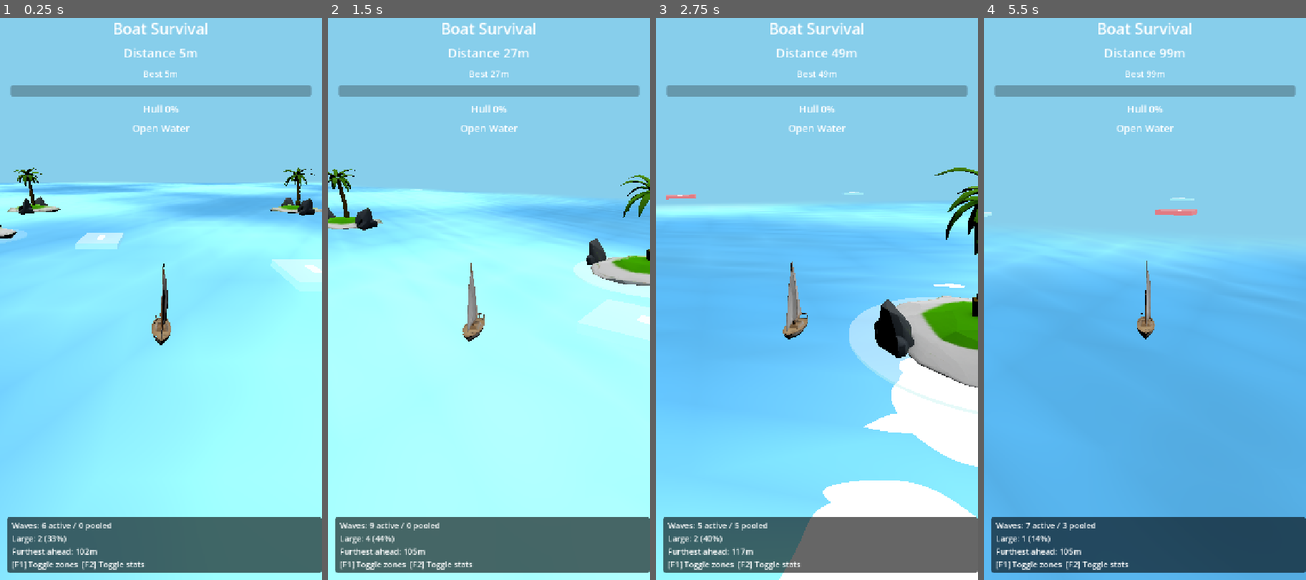
Above: before the commit, frames 1-4 (left to right).
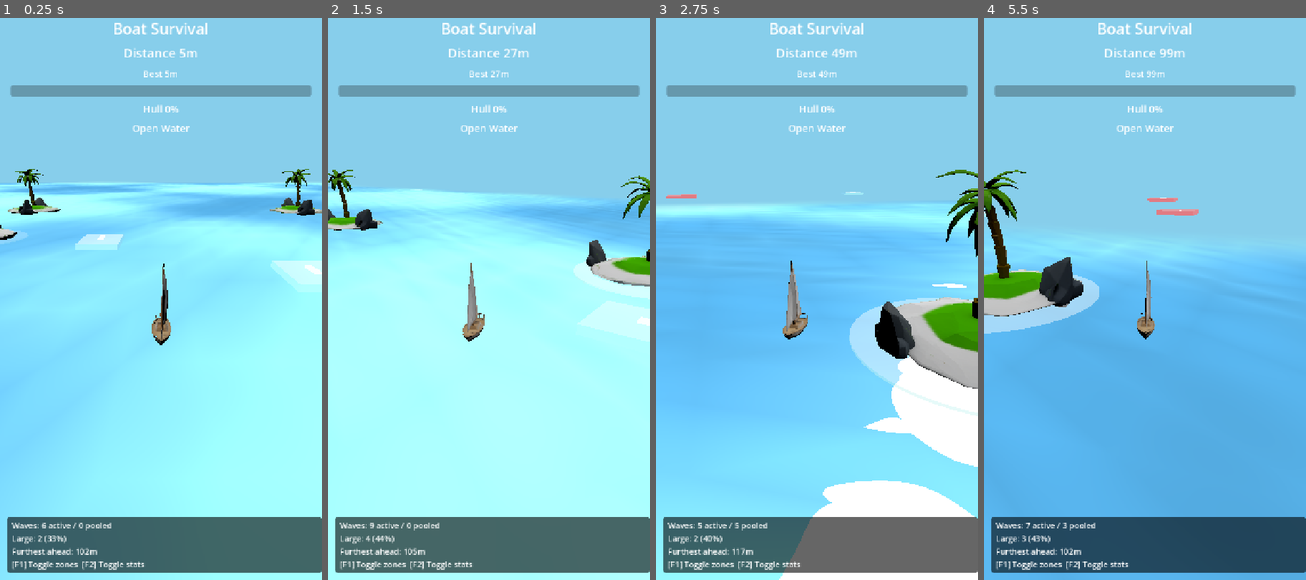
Above: after the commit, the same moments.

Repository: lseyesl/ai_game_board
Game: Godot game, scene res://scenes/main/Main.tscn
Two runs of this game, one before a commit and one after it. Both use one fixed random seed, a clock stepped at 60 frames per second and the inputs below.
Inputs (mouse positions are in pixels of both pictures, inside the frame that each line leads up to):
- Up to frame 1 (0.25 s): no input
- Up to frame 2 (1.5 s): tap Enter (ui_accept) at 0.5, 0.77 s; move the mouse to (559, 265) at 0.52 s; hold Right (ui_right) 0.53-1.25 s; tap F at 0.6 s; click (559, 265) at 0.67 s; drag from (424, 321) to (472, 405) at 1.27 s
- Up to frame 3 (2.75 s): move the mouse to (849, 169) at 2.02 s; hold Right (ui_right) from 2.03 s (still down); hold E from 2.03 s (still down)
- Up to frame 4 (5.5 s): release Right (ui_right) at 2.75 s; release E at 2.75 s; drag from (1128, 405) to (1048, 209) at 2.77 s; move the mouse to (1241, 377) at 3.52 s; hold Left (ui_left) 3.53-4.25 s; tap F at 3.6 s; tap Enter (ui_accept) at 3.77 s; drag from (1048, 209) to (1096, 152) at 4.27 s; move the mouse to (1161, 293) at 5.02 s; hold S from 5.03 s (still down); hold E from 5.03 s (still down); click (1161, 293) at 5.17 s

The runs differ from the first frame. In frame 1, 0.6% of the frame differs, in the area x 0-100%, y 26-54%; in frame 2, 0.8%; in frame 3, 1.4%; in frame 4, 4.2%, in the area x 0-67%, y 27-96%.

Commit message:
feat: query wave overlaps from ShipController
Ultraworked with [Sisyphus](https://github.com/code-yeongyu/oh-my-openagent)

Co-authored-by: Sisyphus <clio-agent@sisyphuslabs.ai>

Diff:
--- a/scripts/core/ship_rules.gd
+++ b/scripts/core/ship_rules.gd
@@ -1,18 +1,6 @@
 class_name ShipRules
 extends RefCounted
 
-const DAMAGE_THRESHOLD: float = 1.4
-
-static func apply_wave(model, profile, airborne_factor: float) -> float:
-	if model == null:
-		return 0.0
-
-	if not profile.is_large:
-		return 0.0
-
-	if airborne_factor < DAMAGE_THRESHOLD:
-		return 0.0
-
-	var scaled_factor: float = airborne_factor
-	var damage_amount: float = profile.damage_risk * scaled_factor
-	return model.add_damage(damage_amount)
+# Damage is now computed directly in ShipController as
+# wave.damage_per_second * delta. ShipRules is retained
+# as a namespace for potential future rule validation.
--- a/scripts/ship/ship_controller.gd
+++ b/scripts/ship/ship_controller.gd
@@ -3,7 +3,6 @@
 
 const SteeringInputScript = preload("res://scripts/input/steering_input.gd")
 const IslandRulesScript = preload("res://scripts/core/island_rules.gd")
-const ShipRulesScript = preload("res://scripts/core/ship_rules.gd")
 
 signal damage_taken(amount: float)
 signal safe_zone_changed(in_safe_zone: bool)
@@ -15,7 +14,6 @@
 @export var pitch_strength: float = 2.5
 @export var roll_strength: float = 1.8
 @export var gravity: float = 18.0
-@export var environment_push_damping: float = 4.0
 
 var input_adapter = null
 var run_model = null
@@ -23,8 +21,10 @@
 var position_delta: Vector3 = Vector3.ZERO
 var wave_turn_velocity: float = 0.0
 var wave_turn_damping: float = 2.8
-var wave_vertical_velocity: float = 0.0
-var environment_push_velocity: Vector3 = Vector3.ZERO
+var wave_lateral_velocity: Vector3 = Vector3.ZERO
+var wave_lateral_damping: float = 3.0
+var wave_speed_multiplier: float = 1.0
+var current_push_velocity: Vector3 = Vector3.ZERO
 var base_y: float = 0.0
 var current_repair_rate: float = 0.0
 var safe_zone_count: int = 0
@@ -44,9 +44,15 @@
 
 
 func simulate_tick(delta: float, steering_input: float) -> void:
+	simulate_tick_with_waves(delta, steering_input, get_overlapping_areas())
+
+
+func simulate_tick_with_waves(delta: float, steering_input: float, overlapping: Array) -> void:
 	if run_model != null and run_model.is_game_over():
 		position_delta = Vector3.ZERO
 		return
+
+	simulate_wave_effects(overlapping, delta)
 
 	steering_axis_smoothed = lerpf(steering_axis_smoothed, steering_input, clampf(delta * steering_smoothing, 0.0, 1.0))
 	rotate_y(-(steering_axis_smoothed + wave_turn_velocity) * turn_speed * delta)
@@ -56,30 +62,19 @@
 	var speed_factor := clampf(forward_speed / 18.0, 0.3, 1.5)
 	var bob_offset := (sin(t * 2.0) + sin(t * 3.7) * 0.3 + sin(t * 0.8) * 0.5) * bob_strength * speed_factor
 	var bob_y := base_y + bob_offset
+	position.y = bob_y
+
 	var pitch := sin(t * 2.0 + 0.5) * pitch_strength * speed_factor
 	var roll := sin(t * 1.3 + 1.0) * roll_strength * speed_factor
-
-	if wave_vertical_velocity > 0.0 or position.y > bob_y + 0.05:
-		wave_vertical_velocity -= gravity * delta
-		position.y += wave_vertical_velocity * delta
-		var land_blend := clampf(delta * 3.0, 0.0, 1.0)
-		if position.y <= bob_y:
-			position.y = lerpf(position.y, bob_y, land_blend)
-			wave_vertical_velocity = move_toward(wave_vertical_velocity, 0.0, delta * 8.0)
-			if absf(position.y - bob_y) < 0.02 and absf(wave_vertical_velocity) < 0.5:
-				wave_vertical_velocity = 0.0
-		_apply_boat_tilt(pitch, roll)
-	else:
-		position.y = bob_y
-		_apply_boat_tilt(pitch, roll)
-
-	var forward_delta := -transform.basis.z.normalized() * forward_speed * delta
-	var environment_delta := environment_push_velocity * delta
-	position_delta = forward_delta + environment_delta
+	_apply_boat_tilt(pitch, roll)
+
+	var forward_delta := -transform.basis.z.normalized() * forward_speed * wave_speed_multiplier * delta
+	var lateral_delta := (wave_lateral_velocity + current_push_velocity) * delta
+	position_delta = forward_delta + lateral_delta
 	position += position_delta
-	environment_push_velocity = environment_push_velocity.lerp(
+	current_push_velocity = current_push_velocity.lerp(
 		Vector3.ZERO,
-		clampf(delta * environment_push_damping, 0.0, 1.0)
+		clampf(delta * wave_lateral_damping, 0.0, 1.0)
 	)
 
 	if run_model != null:
@@ -93,29 +88,57 @@
 			run_model.repairing = false
 
 
+func simulate_wave_effects(overlapping: Array, delta: float) -> void:
+	var net_lateral := Vector3.ZERO
+	var min_speed_multiplier := 1.0
+	var total_damage := 0.0
+	var total_turn_push := 0.0
+	var has_wave_overlap := false
+
+	for area in overlapping:
+		if area is WaveZone:
+			var wave: WaveZone = area
+			has_wave_overlap = true
+			if wave.drift_direction.length() > 0.001:
+				net_lateral += wave.drift_direction * wave.lateral_force
+			min_speed_multiplier = minf(min_speed_multiplier, wave.speed_multiplier)
+			total_damage += wave.damage_per_second * delta
+			total_turn_push += wave.turn_push
+
+	wave_speed_multiplier = min_speed_multiplier if has_wave_overlap else 1.0
+	wave_turn_velocity = total_turn_push
+
+	if net_lateral.length() > 0.001:
+		wave_lateral_velocity = net_lateral
+	else:
+		wave_lateral_velocity = wave_lateral_velocity.lerp(
+			Vector3.ZERO,
+			clampf(delta * wave_lateral_damping, 0.0, 1.0)
+		)
+
+	if total_damage > 0.0 and run_model != null and not run_model.invulnerable:
+		var applied: float = run_model.add_damage(total_damage)
+		if applied > 0.0:
+			damage_taken.emit(applied)
+
+
+func get_overlapping_areas() -> Array[Area3D]:
+	var wave_sensor := get_node_or_null("WaveSensor") as Area3D
+	if wave_sensor == null:
+		return []
+	return wave_sensor.get_overlapping_areas()
+
+
+func apply_environment_push(push_velocity: Vector3) -> void:
+	current_push_velocity += push_velocity
+
+
 func _apply_boat_tilt(pitch_deg: float, roll_deg: float) -> void:
 	var boat_model := get_node_or_null("BoatModel")
 	if boat_model == null:
 		return
 	boat_model.rotation_degrees.x = pitch_deg
 	boat_model.rotation_degrees.z = roll_deg
-
-
-func apply_wave_profile(profile) -> void:
-	wave_turn_velocity += profile.turn_push
-	if profile.lift_force > 0.0:
-		wave_vertical_velocity = maxf(wave_vertical_velocity, profile.lift_force)
-
-	if run_model == null:
-		return
-
-	var damage_amount: float = ShipRulesScript.apply_wave(run_model, profile, max(1.0, profile.lift_force / 4.0))
-	if damage_amount > 0.0:
-		damage_taken.emit(damage_amount)
-
-
-func apply_environment_push(push_velocity: Vector3) -> void:
-	environment_push_velocity += push_velocity
 
 
 func enter_safe_zone(repair_rate: float) -> void:
@@ -124,7 +147,7 @@
 	if run_model != null:
 		run_model.invulnerable = IslandRulesScript.enter_island(run_model.invulnerable)
 		run_model.repairing = true
-	safe_zone_changed.emit(true)
+		safe_zone_changed.emit(true)
 
 
 func exit_safe_zone(_repair_rate: float) -> void:
@@ -146,6 +169,17 @@
 	box_shape.size = Vector3(1.1, 0.8, 2.6)
 	collision_shape.shape = box_shape
 	add_child(collision_shape)
+
+	var wave_sensor := Area3D.new()
+	wave_sensor.name = "WaveSensor"
+	wave_sensor.monitoring = true
+	wave_sensor.monitorable = false
+	var sensor_shape := CollisionShape3D.new()
+	var sensor_box := BoxShape3D.new()
+	sensor_box.size = Vector3(1.2, 1.0, 2.8)
+	sensor_shape.shape = sensor_box
+	wave_sensor.add_child(sensor_shape)
+	add_child(wave_sensor)
 
 	var boat_scene = load("res://assets/board.glb")
 	if boat_scene == null:
--- a/tests/unit/test_wave_ship_interaction.gd
+++ b/tests/unit/test_wave_ship_interaction.gd
@@ -2,25 +2,31 @@
 
 const RunModelScript = preload("res://scripts/core/run_model.gd")
 const WaveProfileScript = preload("res://scripts/waves/wave_profile.gd")
-const ShipRulesScript = preload("res://scripts/core/ship_rules.gd")
+const WaveZoneScript = preload("res://scripts/waves/wave_zone.gd")
 const ShipControllerScript = preload("res://scripts/ship/ship_controller.gd")
 const SteeringInputScript = preload("res://scripts/input/steering_input.gd")
-const SeaScript = preload("res://scripts/world/sea.gd")
 
 
 func run() -> Array[String]:
 	var failures: Array[String] = []
+
+	# --- RunModel damage still works ---
 	var model = RunModelScript.new()
-	var wave = WaveProfileScript.large()
-	ShipRulesScript.apply_wave(model, wave, 1.6)
-	if model.damage <= 0.0:
-		failures.append("large waves should add damage when the threshold is exceeded")
+	model.add_damage(5.0)
+	if model.damage < 5.0:
+		failures.append("RunModel.add_damage should increase damage")
 
-	var safe_model = RunModelScript.new()
-	ShipRulesScript.apply_wave(safe_model, wave, 1.0)
-	if safe_model.damage > 0.0:
-		failures.append("large waves should not always deal damage below the threshold")
+	# --- Large wave profile has damage_per_second ---
+	var large_wave = WaveProfileScript.large()
+	if large_wave.damage_per_second <= 0.0:
+		failures.append("large wave profile should have positive damage_per_second")
 
+	# --- Small wave profile has no damage ---
+	var small_wave = WaveProfileScript.small()
+	if small_wave.damage_per_second > 0.0:
+		failures.append("small wave profile should have zero damage_per_second")
+
+	# --- Ship moves forward along negative Z ---
 	var ship = ShipControllerScript.new()
 	ship.run_model = RunModelScript.new()
 	ship.input_adapter = SteeringInputScript.new()
@@ -33,18 +39,90 @@
 	if ship.position_delta.z >= 0.0:
 		failures.append("ship should move forward along negative z")
 
-	var sea = SeaScript.new()
-	sea.target = ship
-	ship.position = Vector3(12.0, 0.0, -18.0)
-	if not sea.has_method("_physics_process"):
-		failures.append("sea should follow the ship on physics ticks")
+	# --- Ship respects speed_multiplier from waves ---
+	ship.simulate_tick_with_waves(1.0, 0.0, [_make_wave(Vector3.ZERO, 0.0, 0.5, 0.0, 0.0)])
+	var expected_speed: float = 10.0 * 0.5
+	var actual_forward: float = -ship.position_delta.z
+	if not is_equal_approx(actual_forward, expected_speed):
+		failures.append("ship forward speed should be reduced by wave_speed_multiplier, expected %f got %f" % [expected_speed, actual_forward])
+
+	# --- Wave lateral velocity is applied ---
+	ship.simulate_tick_with_waves(1.0, 0.0, [_make_wave(Vector3(1.0, 0.0, 0.0), 5.0, 1.0, 0.0, 0.0)])
+	if ship.position_delta.x <= 0.0:
+		failures.append("ship should be pushed laterally by wave_lateral_velocity")
+
+	# --- Lateral velocity decays when no waves push ---
+	ship.wave_lateral_velocity = Vector3(10.0, 0.0, 0.0)
+	ship.simulate_tick(1.0, 0.0)  # no overlapping waves, so it should decay
+	if ship.wave_lateral_velocity.length() >= 10.0:
+		failures.append("wave_lateral_velocity should decay when no overlapping waves")
+
+	# --- Leaving waves resets speed before the next movement step ---
+	ship.wave_speed_multiplier = 0.5
+	ship.simulate_tick(1.0, 0.0)
+	actual_forward = -ship.position_delta.z
+	if not is_equal_approx(actual_forward, 10.0):
+		failures.append("ship speed should return to normal immediately when no waves overlap")
+
+	# --- Stale lateral velocity decays when overlapping waves have no net lateral direction ---
+	ship.wave_lateral_velocity = Vector3(9.0, 0.0, 0.0)
+	ship.simulate_wave_effects([_make_wave(Vector3.ZERO, 4.0, 0.75, 0.0, 0.0)], 1.0)
+	if ship.wave_lateral_velocity.length() >= 9.0:
+		failures.append("wave_lateral_velocity should decay when overlapping waves have zero drift_direction")
+
+	# --- Continuous turn push remains bounded across repeated overlap ticks ---
+	ship.wave_turn_velocity = 0.0
+	var turn_wave := _make_wave(Vector3(1.0, 0.0, 0.0), 2.0, 0.8, 0.0, 0.4)
+	ship.simulate_wave_effects([turn_wave], 0.5)
+	var first_turn: float = ship.wave_turn_velocity
+	ship.simulate_wave_effects([turn_wave], 0.5)
+	if ship.wave_turn_velocity > first_turn + 0.001:
+		failures.append("continuous wave turn push should stay bounded instead of accumulating every frame")
+
+	# --- WaveSensor exists to provide real Area3D overlap data in physics ticks ---
+	var scene_tree := Engine.get_main_loop() as SceneTree
+	if scene_tree == null:
+		failures.append("wave sensor test requires the live SceneTree from the test harness")
 	else:
-		sea._physics_process(1.0)
-	if not is_equal_approx(sea.position.x, ship.position.x):
-		failures.append("sea should follow the ship x position on physics ticks")
-	if not is_equal_approx(sea.position.z, ship.position.z - 40.0):
-		failures.append("sea should follow behind the ship on physics ticks")
-	sea.free()
+		var parent := Node3D.new()
+		scene_tree.root.add_child(parent)
+		var overlap_ship = ShipControllerScript.new()
+		overlap_ship.run_model = RunModelScript.new()
+		overlap_ship.input_adapter = SteeringInputScript.new()
+		overlap_ship.forward_speed = 10.0
+		parent.add_child(overlap_ship)
+		overlap_ship._build_visuals()
+		var wave_sensor := overlap_ship.get_node_or_null("WaveSensor") as Area3D
+		if wave_sensor == null:
+			failures.append("ship should build a WaveSensor Area3D for wave overlap queries")
+		elif not wave_sensor.monitoring:
+			failures.append("WaveSensor should monitor overlapping wave areas")
+		var overlap_wave = _make_wave(Vector3(1.0, 0.0, 0.0), 6.0, 0.5, 8.0, 0.2)
+		overlap_wave.position = Vector3.ZERO
+		parent.add_child(overlap_wave)
+		overlap_wave._build_visuals()
+		overlap_wave.monitoring = true
+		overlap_wave.monitorable = true
+		overlap_ship.simulate_tick_with_waves(1.0, 0.0, [overlap_wave])
+		if overlap_ship.position_delta.x <= 0.0:
+			failures.append("wave overlap data should apply lateral wave push")
+		if -overlap_ship.position_delta.z >= 10.0:
+			failures.append("wave overlap data should slow forward movement")
+		if overlap_ship.run_model.damage <= 0.0:
+			failures.append("wave overlap data should apply continuous wave damage")
+		parent.queue_free()
+
 	ship.free()
 
 	return failures
+
+
+func _make_wave(drift_direction: Vector3, lateral_force: float, speed_multiplier: float, damage_per_second: float, turn_push: float) -> WaveZone:
+	var wave = WaveZoneScript.new()
+	wave.drift_direction = drift_direction.normalized() if drift_direction.length() > 0.001 else Vector3.ZERO
+	wave.lateral_force = lateral_force
+	wave.speed_multiplier = speed_multiplier
+	wave.damage_per_second = damage_per_second
+	wave.turn_push = turn_push
+	wave.is_large = damage_per_second > 0.0
+	return wave
